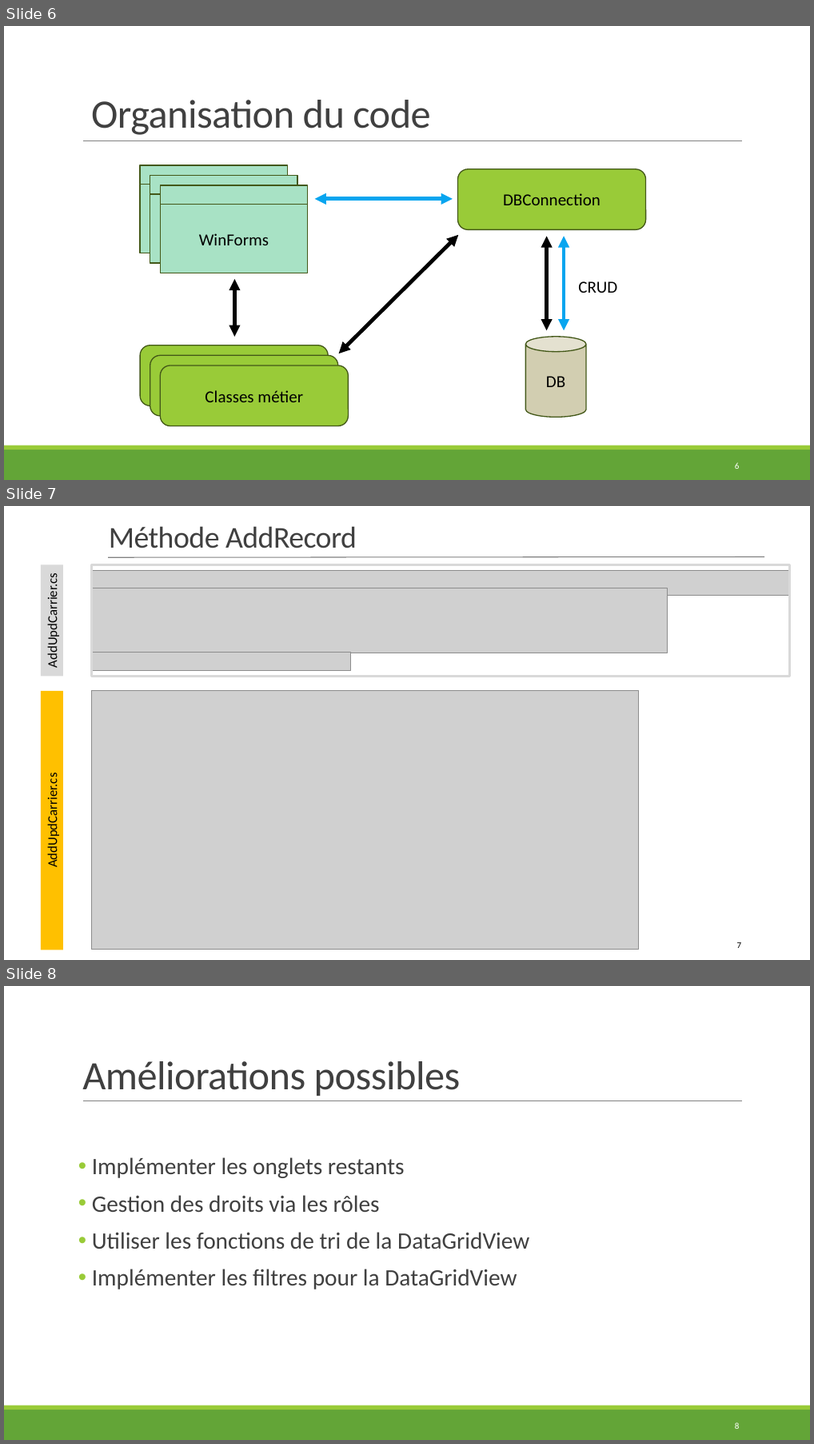
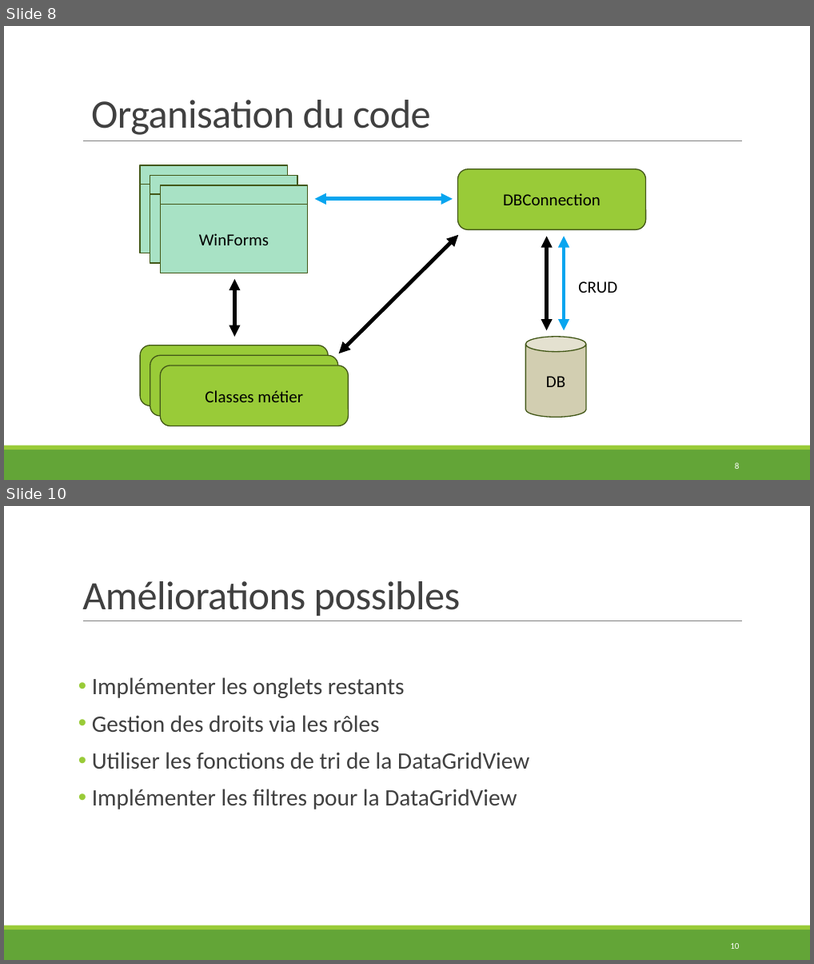
Before and after one commit to AntoineMartet/CargoFlow, a slide deck: Documentation/CargoFlow_Presentation.pptx. Shown one above the other, each under a label of ours: slides 6, 7 and 8 before the commit, slides 8 and 10 after it; the slides between them are not shown. The pictures are 814x1444 and 814x964 pixels, drawn with LibreOffice and Linux fonts; fonts in the diff are those of the drawing; grey boxes stand for pictures. Boxes give left, top, right and bottom in pixels: in the first picture for what was removed or moved away, otherwise in the second. Text is boxed around its words. In the diff, an @@ line names an element or a change of style, - is before the commit and + after.

```diff
--- a/Documentation/CargoFlow_Presentation.pptx
+++ b/Documentation/CargoFlow_Presentation.pptx
@@ slide 7 removed at (4, 506, 810, 960), background #FFFFFF @@
@@ title removed at (109, 526, 357, 548) @@
-Méthode AddRecord
@@ rectangle removed at (41, 564, 63, 676) @@
-AddUpdCarrier.cs
@@ picture removed at (92, 571, 790, 596) @@
@@ rectangle removed at (92, 564, 790, 676) @@
@@ line removed from (108, 557) to (765, 557) @@
@@ rectangle removed at (64, 589, 751, 654) @@
@@ picture removed at (92, 588, 668, 653) @@
@@ picture removed at (92, 652, 351, 671) @@
@@ rectangle removed at (41, 691, 63, 950) @@
-AddUpdCarrier.cs
@@ picture removed at (92, 690, 639, 949) @@
@@ rectangle removed at (4, 924, 810, 960) @@
@@ page number removed at (738, 942, 742, 948) @@
-7
@@ what was slide 6 is now slide 8 @@
@@ what was slide 8 is now slide 10 @@
@@ page number at (730, 943, 739, 948): text changed @@
-8
+10
```
Also in this commit, not shown: 2 slides changed, 6 slides added, 3 other slides removed, 7 other files.
